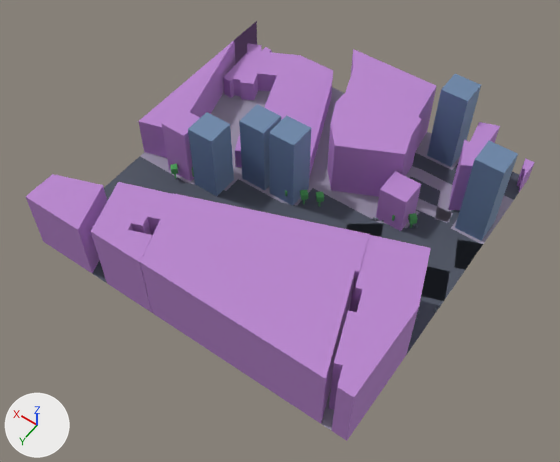
Renders of the glTF model public/maps/melbourne/chunks/6_-17.glb from each side of a commit.
Camera for both pictures: a camera (50 mm lens) standing at (678.4, 2127.9, 207.1) and looking at (769.6, 2000.2, 6.3). The lights are fixed; the arrows at lower left show +X, +Y and +Z. The older version comes first. Where no turn or scale is listed for an object, it has been applied to the vertices. Vertices at exactly the same position are counted once.

Names of what the first picture shows: 'compiled-chunk'.
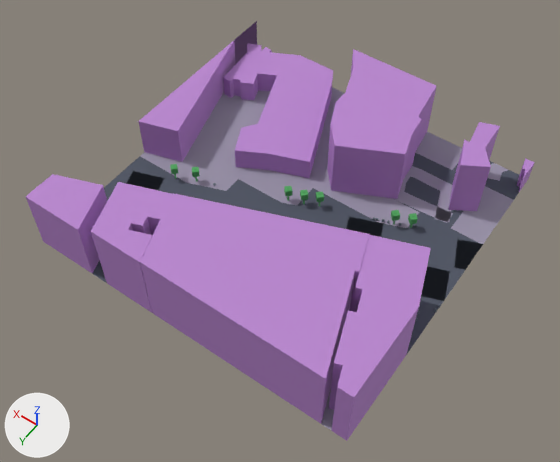
Where the newer file only moved an object's origin or applied its transform, the numbers keep the older frame.

The change, as a list of edits to the scene's bpy script:
```text
Change me_mesh_0:
    used by ob_compiled_chunk; location = (773.9, 1986.0, 17.3)
    remove me_mesh_0.from_pydata(...)  # 788 vertices, 1178 faces; spans x -60.1..60.1, y -60.0..60.0, z -16.8..16.8
    add me_mesh_0.from_pydata(...)  # 732 vertices, 1094 faces; spans x -60.1..60.1, y -60.0..60.0, z -16.8..10.5
    me_mesh_0 part 1: 7 loose pieces with 56 vertices, spanning x -58.9..47.0, y -58.9..10.9, z -16.8..16.8, are deleted
    other edits to the shape of me_mesh_0 do not show in these pictures
    remove me_mesh_0.materials.append(mat_skyscraper)  # blue #718caf
```

Pixel boxes [x1, y1, x2, y2] of what changed, in the pictures (560 x 462 px):
part 1 of me_mesh_0, deleted
    before: [162, 74, 518, 241]
